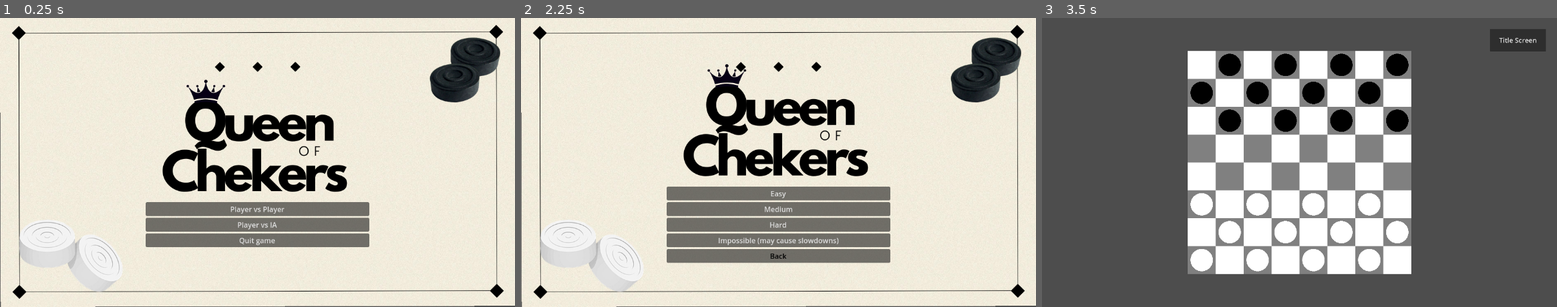
Above: before the commit, frames 1-3 (left to right).
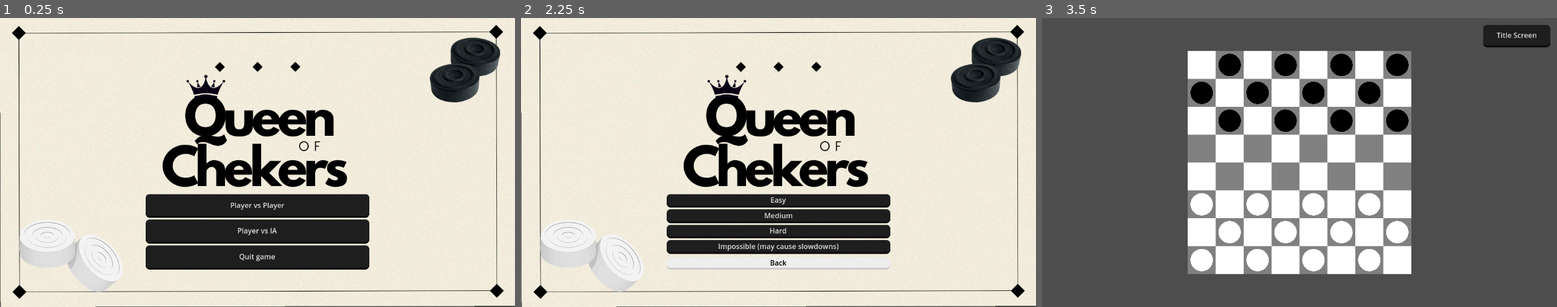
Above: after the commit, the same moments.

Repository: BarbosaNath/queen-of-checkers
Game: Godot game, scene res://scenes/title_screen.tscn
Same seed, same stepped clock (60 frames per second), same inputs: the game is played once before the commit and once after it.
Inputs:
- Up to frame 1 (0.25 s): no input
- Up to frame 2 (2.25 s): click "Player vs Player" at 0.5 s; click "Title Screen" at 1.25 s; click "Player vs IA" at 2 s
- Up to frame 3 (3.5 s): click "Medium" at 2.75 s

The runs differ from the first frame. In frame 1, 15% of the frame differs, in the area x 28-72%, y 19-88%; in frame 2, 17%, in the area x 28-72%, y 15-88%; in frame 3, 0.6%.

Commit message:
feat: update title screen

Diff:
--- /dev/null
+++ b/resources/ui_theme.tres
@@ -0,0 +1,35 @@
+[gd_resource type="Theme" load_steps=5 format=3 uid="uid://c6d6hh4uwham6"]
+
+[sub_resource type="StyleBoxEmpty" id="StyleBoxEmpty_r5i3v"]
+
+[sub_resource type="StyleBoxFlat" id="StyleBoxFlat_r48pn"]
+bg_color = Color(0.145098, 0.145098, 0.145098, 1)
+border_width_bottom = 4
+border_color = Color(0.0588235, 0.0588235, 0.0588235, 1)
+corner_radius_top_left = 8
+corner_radius_top_right = 8
+corner_radius_bottom_right = 8
+corner_radius_bottom_left = 8
+
+[sub_resource type="StyleBoxFlat" id="StyleBoxFlat_gqo3k"]
+bg_color = Color(0.117647, 0.117647, 0.117647, 1)
+border_width_bottom = 4
+border_color = Color(0.0352941, 0.0352941, 0.0352941, 1)
+corner_radius_top_left = 8
+corner_radius_top_right = 8
+corner_radius_bottom_right = 8
+corner_radius_bottom_left = 8
+
+[sub_resource type="StyleBoxFlat" id="StyleBoxFlat_fggkt"]
+bg_color = Color(0.0588235, 0.0588235, 0.0588235, 1)
+border_color = Color(0.0196078, 0.0196078, 0.0196078, 1)
+corner_radius_top_left = 8
+corner_radius_top_right = 8
+corner_radius_bottom_right = 8
+corner_radius_bottom_left = 8
+
+[resource]
+Button/styles/focus = SubResource("StyleBoxEmpty_r5i3v")
+Button/styles/hover = SubResource("StyleBoxFlat_r48pn")
+Button/styles/normal = SubResource("StyleBoxFlat_gqo3k")
+Button/styles/pressed = SubResource("StyleBoxFlat_fggkt")
--- a/scenes/main.tscn
+++ b/scenes/main.tscn
@@ -1,6 +1,7 @@
-[gd_scene load_steps=2 format=3 uid="uid://b4b22x5fuqbax"]
+[gd_scene load_steps=3 format=3 uid="uid://b4b22x5fuqbax"]
 
 [ext_resource type="PackedScene" uid="uid://ca5lrvj2gh2dj" path="res://scenes/board.tscn" id="1_817an"]
+[ext_resource type="Theme" uid="uid://c6d6hh4uwham6" path="res://resources/ui_theme.tres" id="2_br86i"]
 
 [node name="Main" type="Node2D"]
 
@@ -24,13 +25,14 @@
 anchors_preset = 1
 anchor_left = 1.0
 anchor_right = 1.0
-offset_left = -598.0
-offset_top = 99.0
-offset_right = -98.0
-offset_bottom = 299.0
+offset_left = -659.0
+offset_top = 63.0
+offset_right = -509.0
+offset_bottom = 113.0
 grow_horizontal = 0
+scale = Vector2(4, 4)
 tooltip_text = "Go back to main menu"
-theme_override_font_sizes/font_size = 60
+theme = ExtResource("2_br86i")
 text = "Title Screen"
 
 [node name="CanvasLayer" type="CanvasLayer" parent="."]
--- a/scenes/title_screen.tscn
+++ b/scenes/title_screen.tscn
@@ -1,8 +1,34 @@
-[gd_scene load_steps=4 format=3 uid="uid://cqr7lthq4eh1x"]
+[gd_scene load_steps=8 format=3 uid="uid://cxuuk3exqhijq"]
 
 [ext_resource type="Script" path="res://scripts/title_screen.gd" id="1_qjofd"]
 [ext_resource type="Texture2D" uid="uid://cl63x16hivujl" path="res://assets/title_screen/bg.png" id="1_x4ax8"]
 [ext_resource type="Texture2D" uid="uid://cww625h6jvwx6" path="res://assets/title_screen/logo_trans.png" id="2_kyu8j"]
+[ext_resource type="Theme" uid="uid://c6d6hh4uwham6" path="res://resources/ui_theme.tres" id="4_ocid8"]
+
+[sub_resource type="StyleBoxFlat" id="StyleBoxFlat_ws2o2"]
+bg_color = Color(0.866667, 0.866667, 0.866667, 1)
+border_width_bottom = 4
+border_color = Color(0.733333, 0.733333, 0.733333, 1)
+corner_radius_top_left = 8
+corner_radius_top_right = 8
+corner_radius_bottom_right = 8
+corner_radius_bottom_left = 8
+
+[sub_resource type="StyleBoxFlat" id="StyleBoxFlat_fhini"]
+bg_color = Color(0.8, 0.8, 0.8, 1)
+border_color = Color(0.733333, 0.733333, 0.733333, 1)
+corner_radius_top_left = 8
+corner_radius_top_right = 8
+corner_radius_bottom_right = 8
+corner_radius_bottom_left = 8
+
+[sub_resource type="StyleBoxFlat" id="StyleBoxFlat_4ljic"]
+bg_color = Color(0.933333, 0.933333, 0.933333, 1)
+border_width_bottom = 4
+corner_radius_top_left = 8
+corner_radius_top_right = 8
+corner_radius_bottom_right = 8
+corner_radius_bottom_left = 8
 
 [node name="title_screen" type="Control"]
 layout_mode = 3
@@ -24,76 +50,111 @@
 texture = ExtResource("1_x4ax8")
 expand_mode = 3
 
-[node name="MarginContainer" type="MarginContainer" parent="."]
+[node name="game_logo" type="TextureRect" parent="."]
 layout_mode = 1
-anchors_preset = 15
-anchor_right = 1.0
-anchor_bottom = 1.0
+anchors_preset = 8
+anchor_left = 0.5
+anchor_top = 0.5
+anchor_right = 0.5
+anchor_bottom = 0.5
+offset_left = -250.0
+offset_top = -202.0
+offset_right = 250.0
+offset_bottom = 74.0
 grow_horizontal = 2
 grow_vertical = 2
-theme_override_constants/margin_top = 20
-theme_override_constants/margin_bottom = 20
-
-[node name="HBoxContainer" type="HBoxContainer" parent="MarginContainer"]
-layout_mode = 2
-size_flags_horizontal = 4
-
-[node name="VBoxContainer" type="VBoxContainer" parent="MarginContainer/HBoxContainer"]
-layout_mode = 2
-size_flags_horizontal = 6
-size_flags_vertical = 4
-alignment = 1
-
-[node name="game_logo" type="TextureRect" parent="MarginContainer/HBoxContainer/VBoxContainer"]
-layout_mode = 2
 size_flags_horizontal = 4
 size_flags_vertical = 4
 texture = ExtResource("2_kyu8j")
 stretch_mode = 6
 
-[node name="pvp" type="Button" parent="MarginContainer/HBoxContainer/VBoxContainer"]
+[node name="VBoxContainer" type="VBoxContainer" parent="."]
+layout_mode = 1
+anchors_preset = 8
+anchor_left = 0.5
+anchor_top = 0.5
+anchor_right = 0.5
+anchor_bottom = 0.5
+offset_left = -250.0
+offset_top = 71.0
+offset_right = 250.0
+offset_bottom = 240.0
+grow_horizontal = 2
+grow_vertical = 2
+size_flags_horizontal = 6
+alignment = 1
+
+[node name="pvp" type="Button" parent="VBoxContainer"]
 layout_mode = 2
+size_flags_vertical = 3
+theme = ExtResource("4_ocid8")
 text = "Player vs Player"
 
-[node name="pvia" type="Button" parent="MarginContainer/HBoxContainer/VBoxContainer"]
+[node name="pvia" type="Button" parent="VBoxContainer"]
 layout_mode = 2
+size_flags_vertical = 3
+theme = ExtResource("4_ocid8")
 text = "Player vs IA"
 
-[node name="quit" type="Button" parent="MarginContainer/HBoxContainer/VBoxContainer"]
+[node name="quit" type="Button" parent="VBoxContainer"]
 layout_mode = 2
+size_flags_vertical = 3
+theme = ExtResource("4_ocid8")
 text = "Quit game"
 
-[node name="easy" type="Button" parent="MarginContainer/HBoxContainer/VBoxContainer"]
+[node name="easy" type="Button" parent="VBoxContainer"]
 visible = false
 layout_mode = 2
+size_flags_vertical = 3
+theme = ExtResource("4_ocid8")
 text = "Easy"
 
-[node name="medium" type="Button" parent="MarginContainer/HBoxContainer/VBoxContainer"]
+[node name="medium" type="Button" parent="VBoxContainer"]
 visible = false
 layout_mode = 2
+size_flags_vertical = 3
+theme = ExtResource("4_ocid8")
 text = "Medium"
 
-[node name="hard" type="Button" parent="MarginContainer/HBoxContainer/VBoxContainer"]
+[node name="hard" type="Button" parent="VBoxContainer"]
 visible = false
 layout_mode = 2
+size_flags_vertical = 3
+theme = ExtResource("4_ocid8")
 text = "Hard"
 
-[node name="impossible" type="Button" parent="MarginContainer/HBoxContainer/VBoxContainer"]
+[node name="impossible" type="Button" parent="VBoxContainer"]
 visible = false
 layout_mode = 2
+size_flags_vertical = 3
+theme = ExtResource("4_ocid8")
 text = "Impossible (may cause slowdowns)"
 
-[node name="back" type="Button" parent="MarginContainer/HBoxContainer/VBoxContainer"]
+[node name="MarginContainer" type="MarginContainer" parent="VBoxContainer"]
 visible = false
 layout_mode = 2
+size_flags_vertical = 3
+theme_override_constants/margin_top = 4
+
+[node name="back" type="Button" parent="VBoxContainer/MarginContainer"]
+visible = false
+layout_mode = 2
+theme = ExtResource("4_ocid8")
+theme_override_colors/font_hover_pressed_color = Color(0, 0, 0, 1)
+theme_override_colors/font_hover_color = Color(0, 0, 0, 1)
+theme_override_colors/font_pressed_color = Color(0, 0, 0, 1)
+theme_override_colors/font_focus_color = Color(0, 0, 0, 1)
 theme_override_colors/font_color = Color(0, 0, 0, 1)
+theme_override_styles/hover = SubResource("StyleBoxFlat_ws2o2")
+theme_override_styles/pressed = SubResource("StyleBoxFlat_fhini")
+theme_override_styles/normal = SubResource("StyleBoxFlat_4ljic")
 text = "Back"
 
-[connection signal="pressed" from="MarginContainer/HBoxContainer/VBoxContainer/pvp" to="." method="_on_pvp_pressed"]
-[connection signal="pressed" from="MarginContainer/HBoxContainer/VBoxContainer/pvia" to="." method="_on_pvia_pressed"]
-[connection signal="pressed" from="MarginContainer/HBoxContainer/VBoxContainer/quit" to="." method="_on_quit_pressed"]
-[connection signal="pressed" from="MarginContainer/HBoxContainer/VBoxContainer/easy" to="." method="_on_easy_pressed"]
-[connection signal="pressed" from="MarginContainer/HBoxContainer/VBoxContainer/medium" to="." method="_on_medium_pressed"]
-[connection signal="pressed" from="MarginContainer/HBoxContainer/VBoxContainer/hard" to="." method="_on_hard_pressed"]
-[connection signal="pressed" from="MarginContainer/HBoxContainer/VBoxContainer/impossible" to="." method="_on_impossible_pressed"]
-[connection signal="pressed" from="MarginContainer/HBoxContainer/VBoxContainer/back" to="." method="_on_back_pressed"]
+[connection signal="pressed" from="VBoxContainer/pvp" to="." method="_on_pvp_pressed"]
+[connection signal="pressed" from="VBoxContainer/pvia" to="." method="_on_pvia_pressed"]
+[connection signal="pressed" from="VBoxContainer/quit" to="." method="_on_quit_pressed"]
+[connection signal="pressed" from="VBoxContainer/easy" to="." method="_on_easy_pressed"]
+[connection signal="pressed" from="VBoxContainer/medium" to="." method="_on_medium_pressed"]
+[connection signal="pressed" from="VBoxContainer/hard" to="." method="_on_hard_pressed"]
+[connection signal="pressed" from="VBoxContainer/impossible" to="." method="_on_impossible_pressed"]
+[connection signal="pressed" from="VBoxContainer/MarginContainer/back" to="." method="_on_back_pressed"]
--- a/scripts/title_screen.gd
+++ b/scripts/title_screen.gd
@@ -1,14 +1,15 @@
 extends Control
 
-@onready var easy: Button = $MarginContainer/HBoxContainer/VBoxContainer/easy
-@onready var medium: Button = $MarginContainer/HBoxContainer/VBoxContainer/medium
-@onready var hard: Button = $MarginContainer/HBoxContainer/VBoxContainer/hard
-@onready var impossible: Button = $MarginContainer/HBoxContainer/VBoxContainer/impossible
-@onready var back: Button = $MarginContainer/HBoxContainer/VBoxContainer/back
+@onready var easy: Button = $VBoxContainer/easy
+@onready var medium: Button = $VBoxContainer/medium
+@onready var hard: Button = $VBoxContainer/hard
+@onready var impossible: Button = $VBoxContainer/impossible
+@onready var margin_container: MarginContainer = $VBoxContainer/MarginContainer
+@onready var back: Button = $VBoxContainer/MarginContainer/back
 
-@onready var pvp: Button = $MarginContainer/HBoxContainer/VBoxContainer/pvp
-@onready var pvia: Button = $MarginContainer/HBoxContainer/VBoxContainer/pvia
-@onready var quit: Button = $MarginContainer/HBoxContainer/VBoxContainer/quit
+@onready var pvp: Button = $VBoxContainer/pvp
+@onready var pvia: Button = $VBoxContainer/pvia
+@onready var quit: Button = $VBoxContainer/quit
 
 @onready var main_buttons: Array[Button] = [pvp, pvia, quit]
 @onready var dificulty_buttons: Array[Button] = [easy, medium, hard, impossible, back]
@@ -23,6 +24,7 @@
 	for button in main_buttons:
 		button.visible = false
 
+	margin_container.visible = true
 	for button in dificulty_buttons:
 		button.visible = true
 
@@ -54,5 +56,6 @@
 	for button in main_buttons:
 		button.visible = true
 
+	margin_container.visible = false
 	for button in dificulty_buttons:
 		button.visible = false
